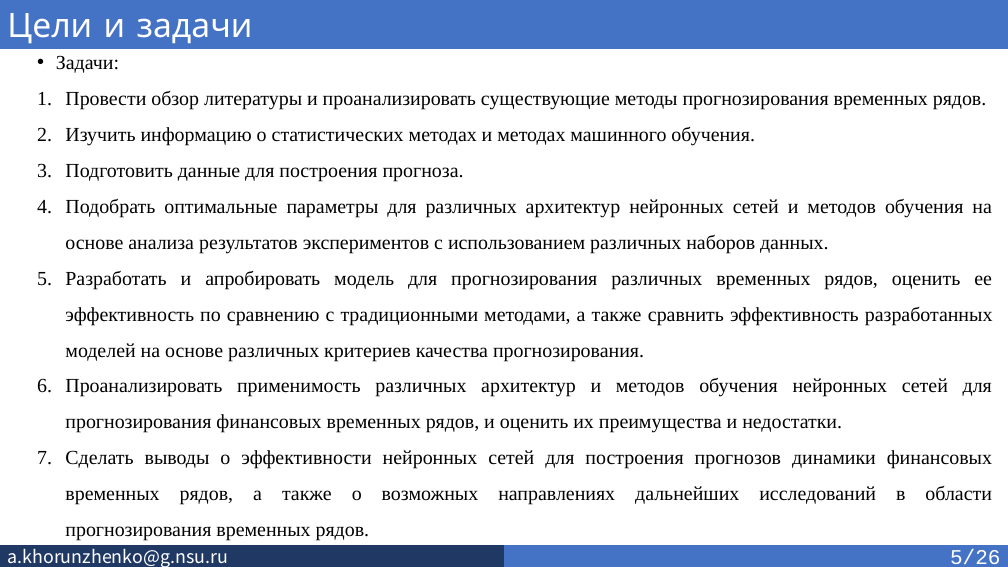
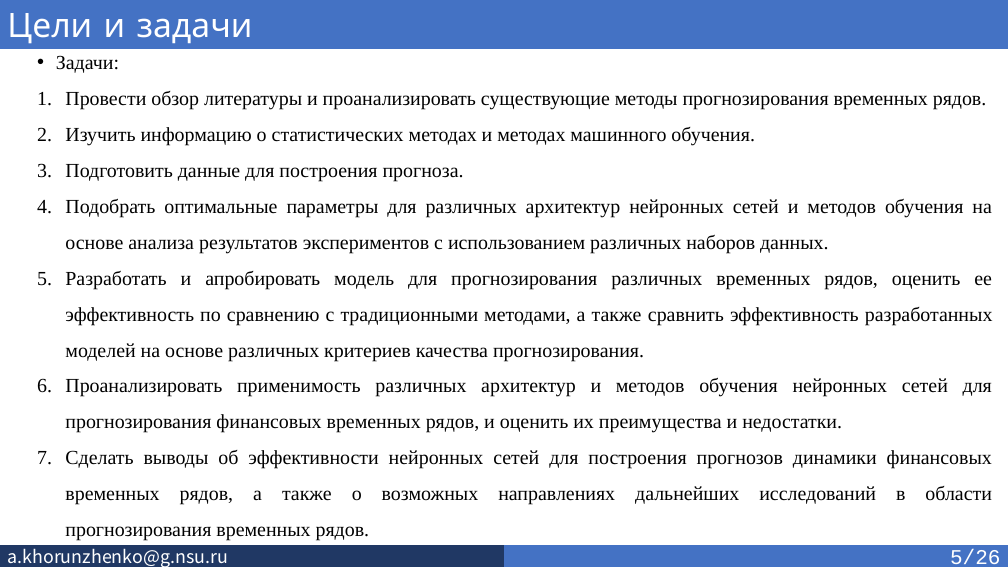
Before and after one commit to SkivHisink/MasterWork, a slide deck: slide 5 of Text/Хорунженко_презентация_4_сем.pptx. Drawn at 1008x567 pixels with LibreOffice and Linux fonts; fonts in the diff are those of the drawing. Boxes give left, top, right and bottom in pixels: in the first picture for what was removed or moved away, otherwise in the second. Text is boxed around its words. In the diff, an @@ line names an element or a change of style, - is before the commit and + after.

```diff
--- a/Text/Хорунженко_презентация_4_сем.pptx
+++ b/Text/Хорунженко_презентация_4_сем.pptx
@@ text at bbox=[65, 450, 992, 541]: text changed @@
-7. Сделать выводы о эффективности нейронных сетей для построения прогнозов динамики финансовых временных рядов, а также о возможных направлениях дальнейших исследований в области прогнозирования временных рядов.
+7. Сделать выводы об эффективности нейронных сетей для построения прогнозов динамики финансовых временных рядов, а также о возможных направлениях дальнейших исследований в области прогнозирования временных рядов.
```
Also in this commit, not shown: 13 other slides changed.
